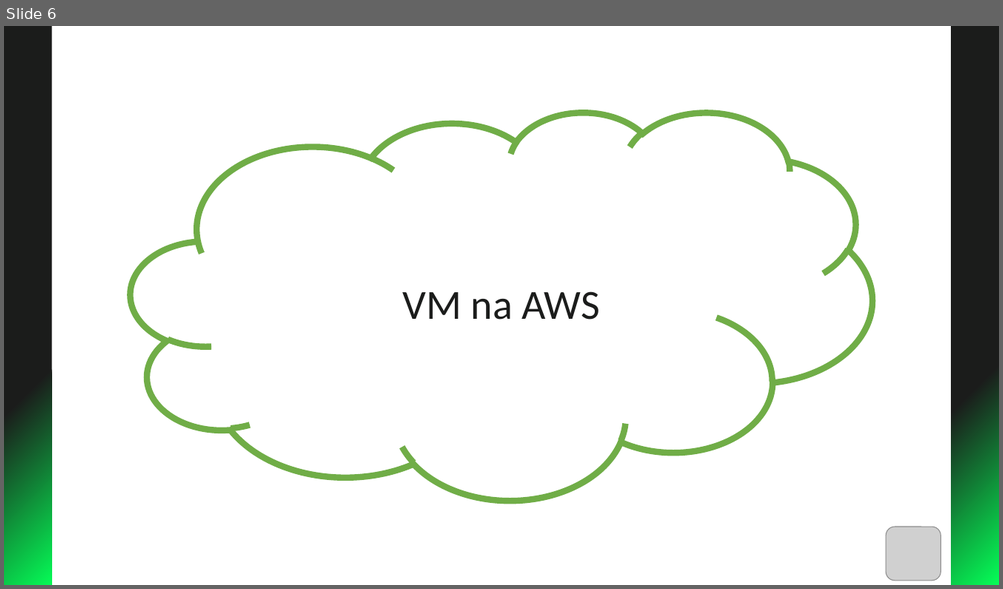
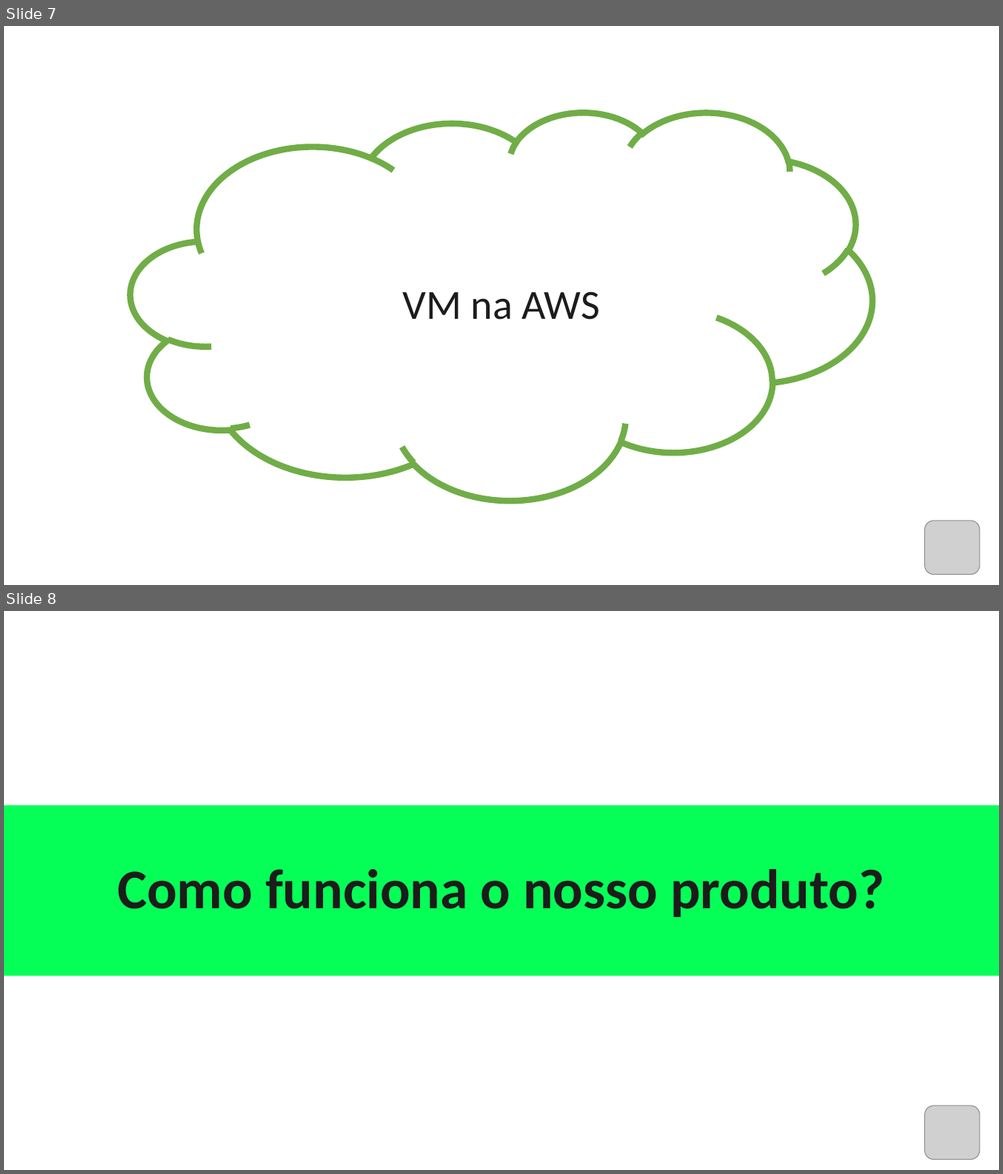
Before and after one commit to Projeto-Point/point, a slide deck: documentos/SlidePoint-Sprint2.pptx. Shown one above the other, each under a label of ours: slide 6 before the commit, slides 7 and 8 after it. The pictures are 1003x589 and 1003x1174 pixels, drawn with LibreOffice and Linux fonts; fonts in the diff are those of the drawing; grey boxes stand for pictures. Boxes give left, top, right and bottom in pixels: in the first picture for what was removed or moved away, otherwise in the second. Text is boxed around its words. In the diff, an @@ line names an element or a change of style, - is before the commit and + after.

```diff
--- a/documentos/SlidePoint-Sprint2.pptx
+++ b/documentos/SlidePoint-Sprint2.pptx
@@ slide 8 added at (4,611,999,1170), background #FFFFFF @@
@@ rectangle added at (4,805,999,976), fill #05FF57 @@
@@ text added at (117,869,884,917), 54 pt, text #1B1C1B, bold @@
+Como funciona o nosso produto?
@@ picture added at (925,1106,980,1160) @@
@@ what was slide 6 is now slide 7 @@
@@ slide 7 changed as well @@
@@ rectangle removed at (4,26,52,585) @@
@@ rectangle removed at (950,26,999,585) @@
@@ picture: place and size @@
-picture at (886,528,941,581)
+picture at (925,521,980,575)
```
Also in this commit, not shown: 8 other slides changed, 2 other slides added, 21 other files.
